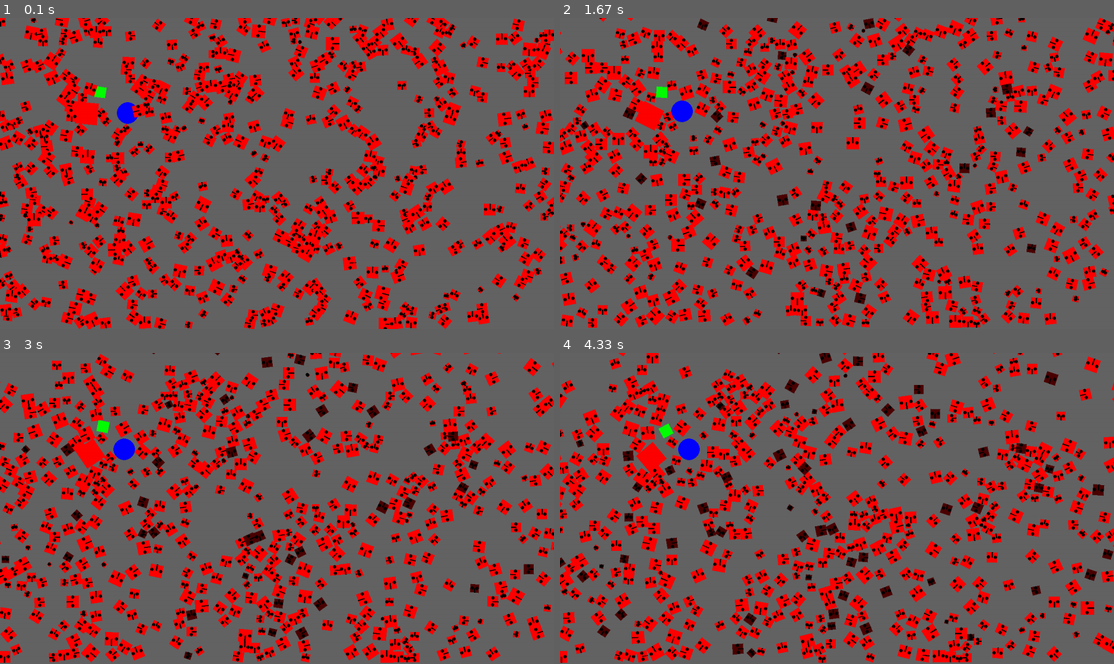
Above: before the commit, frames 1-4 (two rows, left to right).
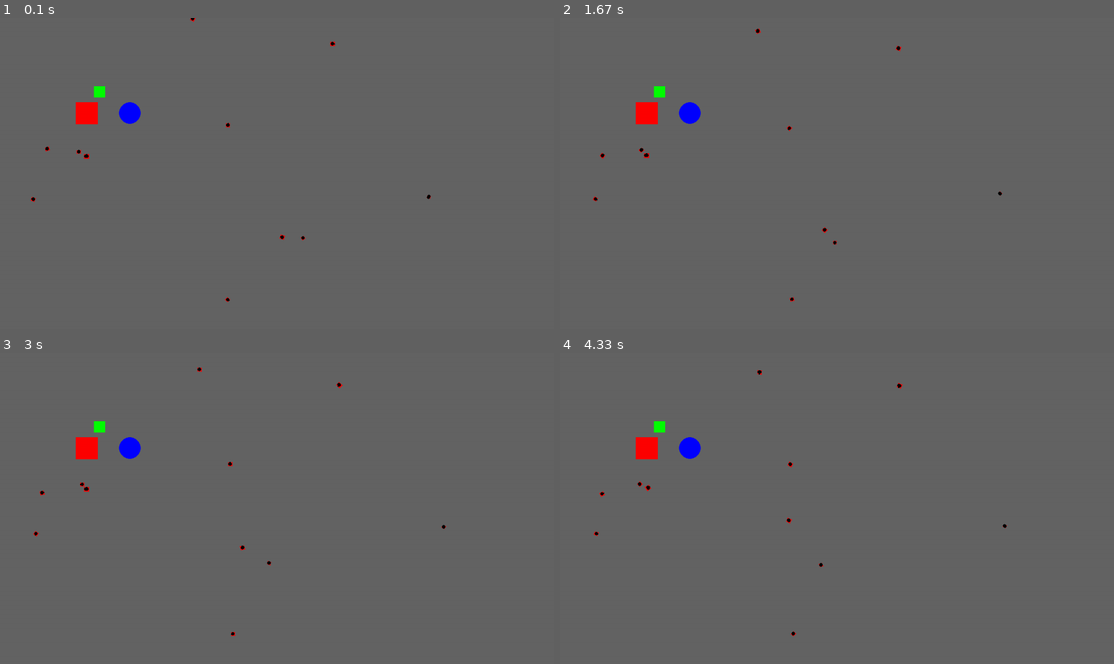
Above: after the commit, the same moments.

Repository: rasmus-bn/itu-thesis
Game: pygame game, started from run.py
Two runs of this game, one before a commit and one after it. Both use one fixed random seed, a clock stepped at 60 frames per second and the inputs below.
Inputs:
- Up to frame 1 (0.1 s): no input
- Up to frame 2 (1.67 s): no input
- Up to frame 3 (3 s): no input
- Up to frame 4 (4.33 s): no input

The runs differ from the first frame. In frame 1, 30% of the frame differs, in the area x 0-100%, y 0-100%; in frame 2, 31%; in frame 3, 30%; in frame 4, 29%.

Commit message:
fixed some of the units and equations

Diff:
--- a/engine/objects.py
+++ b/engine/objects.py
@@ -4,8 +4,6 @@
 import pymunk
 
 from engine.helpers import pymunk_to_pygame_point
-
-
 
 
 class IGameObject:
--- a/engine/robot.py
+++ b/engine/robot.py
@@ -1,4 +1,3 @@
-import math
 import pygame
 from engine.objects import Box
 from engine.helpers import pymunk_to_pygame_point
@@ -19,15 +18,20 @@
 class RobotBase(Box):
     def __init__(
         self,
-        battery_capacity: float,
-        motor_strength: float,
+        battery_volume: float,
+        motor_volume: float,
         position: tuple = None,
         angle: float = 0,
         color: tuple = None,
     ):
-        self.battery_capacity = battery_capacity
-        self.battery_left = battery_capacity
-        self.motor_strength = motor_strength
+        self.battery_capacity = battery_volume  # TODO: find proper unit and convertion
+        self.motor_strength = motor_volume  # TODO: find proper unit and convertion
+
+        self.battery_volume = battery_volume
+        self.motor_volume = motor_volume
+
+        # Battery remaining in the robot
+        self.battery_remaining = self.battery_capacity  # TODO: Verify proper unit
         self.up_color = color or (255, 0, 0)
         die_color_scaler = 0.3
         self.down_color = (
@@ -36,18 +40,21 @@
             max(min(int(self.up_color[2] * die_color_scaler), 255), 0),
         )
 
-        self.size = self._calc_robot_size()
-        self.width = math.sqrt(self.size)
-        self.weight = self._calc_robot_weight()
+        self.total_volume = self.battery_volume + self.motor_volume
+        # Cube root of the volume (for 3D cube)
+        self.side_length = self.total_volume ** (1 / 3)
+
+        self.mass = self._calc_robot_mass()
 
         # Call the box constructor
         super().__init__(
             *(position or (0, 0)),
             angle=angle,
-            width=self.width,
-            length=self.width,
+            width=self.side_length,
+            length=self.side_length,
             color=self.up_color,
             density=self._calc_robot_density(),
+            virtual_height=self.side_length,
         )
 
         self._left_motor = 0
@@ -103,10 +110,10 @@
         self._force_left = self._calc_motor_force(self._left_motor)
         self._force_right = self._calc_motor_force(self._right_motor)
 
-        self.battery_left -= self._calc_power_consumption()
+        self.battery_remaining -= self._calc_power_consumption()
 
-        if self.battery_left <= 0:
-            self.battery_left = 0
+        if self.battery_remaining <= 0:
+            self.battery_remaining = 0
             self._force_left = 0
             self._force_right = 0
             self.color = self.down_color
@@ -117,26 +124,20 @@
     def controller_update(self):
         pass
 
-    def _calc_robot_size(self):
-        return (
-            self.battery_capacity * BATTERY_SCALER + self.motor_strength * MOTOR_SCALER
-        ) * SIZE_SCALER
-
-    def _calc_robot_weight(self):
-        return (
-            self.battery_capacity * BATTERY_DENSITY
-            + self.motor_strength * MOTOR_DENSITY
-        ) * WEIGHT_SCALER
+    def _calc_robot_mass(self):
+        return self.battery_volume * BATTERY_DENSITY + self.motor_volume * MOTOR_DENSITY
 
     def _calc_motor_force(self, motor_value: float):
-        return motor_value * self.motor_strength * MOTOR_FORCE_SCALER
+        # TODO: Figure out the proper unit and convertion
+        return motor_value * self.motor_volume * MOTOR_FORCE_SCALER
 
     def _calc_power_consumption(self):
+        # TODO: Figure out the proper unit and convertion
         return (
             (abs(self._left_motor) + abs(self._right_motor))
-            * self.motor_strength
+            * self.motor_volume
             * MOTOR_POWER_SCALER
         )
 
     def _calc_robot_density(self):
-        return self.weight / self.size
+        return self.mass / self.total_volume
--- a/run.py
+++ b/run.py
@@ -37,7 +37,7 @@
 
 
 robot = RotatingRobot(
-    battery_capacity=1000, motor_strength=10, position=(200, 400), angle=0
+    battery_volume=1000, motor_volume=10, position=(200, 400), angle=0
 )
 sim.add_game_object(robot)
 
@@ -47,7 +47,7 @@
 
 # Create 5 random robots
 MAX_SIZE = 500
-for _ in range(500):
+for _ in range(10):
     x = random.randint(0, size_x)
     y = random.randint(0, size_y)
     angle = random.uniform(0, 2 * math.pi)
